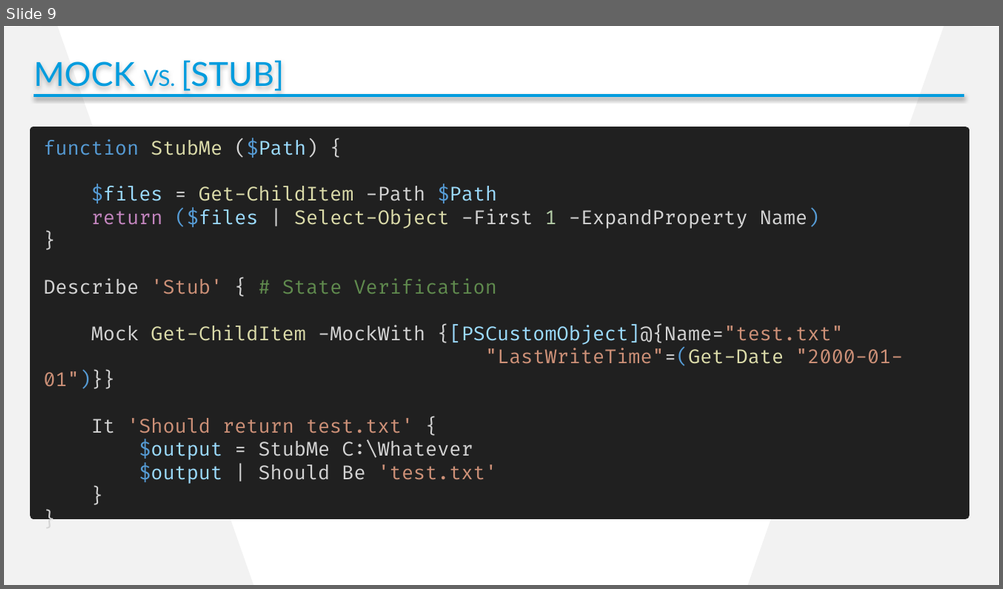
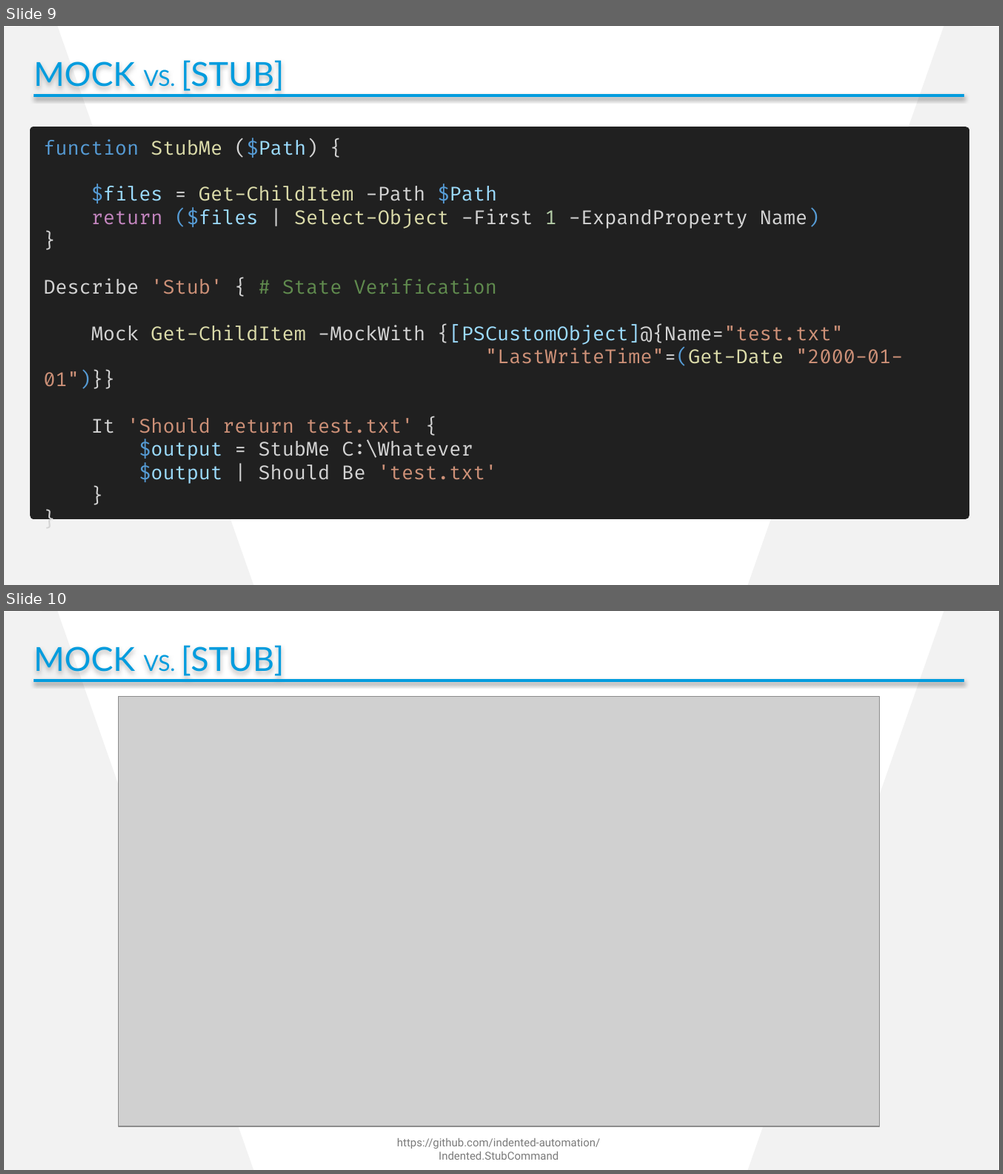
Before and after one commit to cdhunt/pssummit2017-mocking, a slide deck: Summit2017_Mocking.pptx. Shown one above the other, each under a label of ours: slide 9 before the commit, slides 9 and 10 after it. The pictures are 1003x589 and 1003x1174 pixels, drawn with LibreOffice and Linux fonts; fonts in the diff are those of the drawing; grey boxes stand for pictures; background and template pictures are left out. Boxes give left, top, right and bottom in pixels: in the first picture for what was removed or moved away, otherwise in the second. Text is boxed around its words. In the diff, an @@ line names an element or a change of style, - is before the commit and + after.

Commit message:
Add StubCommand slide

```diff
--- a/Summit2017_Mocking.pptx
+++ b/Summit2017_Mocking.pptx
@@ slide 10 added at (4, 611, 999, 1170), background #FFFFFF; not listed: 2 template elements that a slide beside it also shows @@
@@ text added at (34, 645, 284, 676), 24 pt, text #009CDE @@
+MOCK VS. [STUB]
@@ line added from (34, 681) to (964, 681), #009CDE 2 pt @@
@@ picture added at (119, 697, 879, 1128) @@
@@ text added at (397, 1139, 600, 1160), 8 pt, text #7A7A7A @@
+https://github.com/indented-automation/Indented.StubCommand
```
Also in this commit, not shown: 1 other file.
